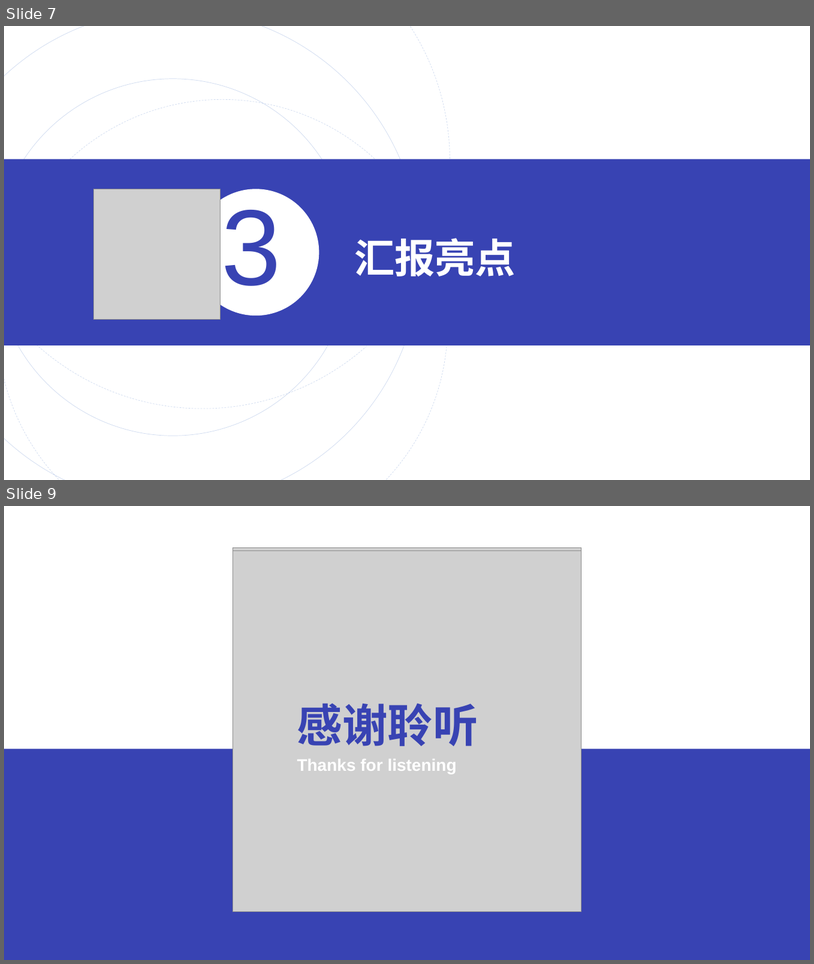
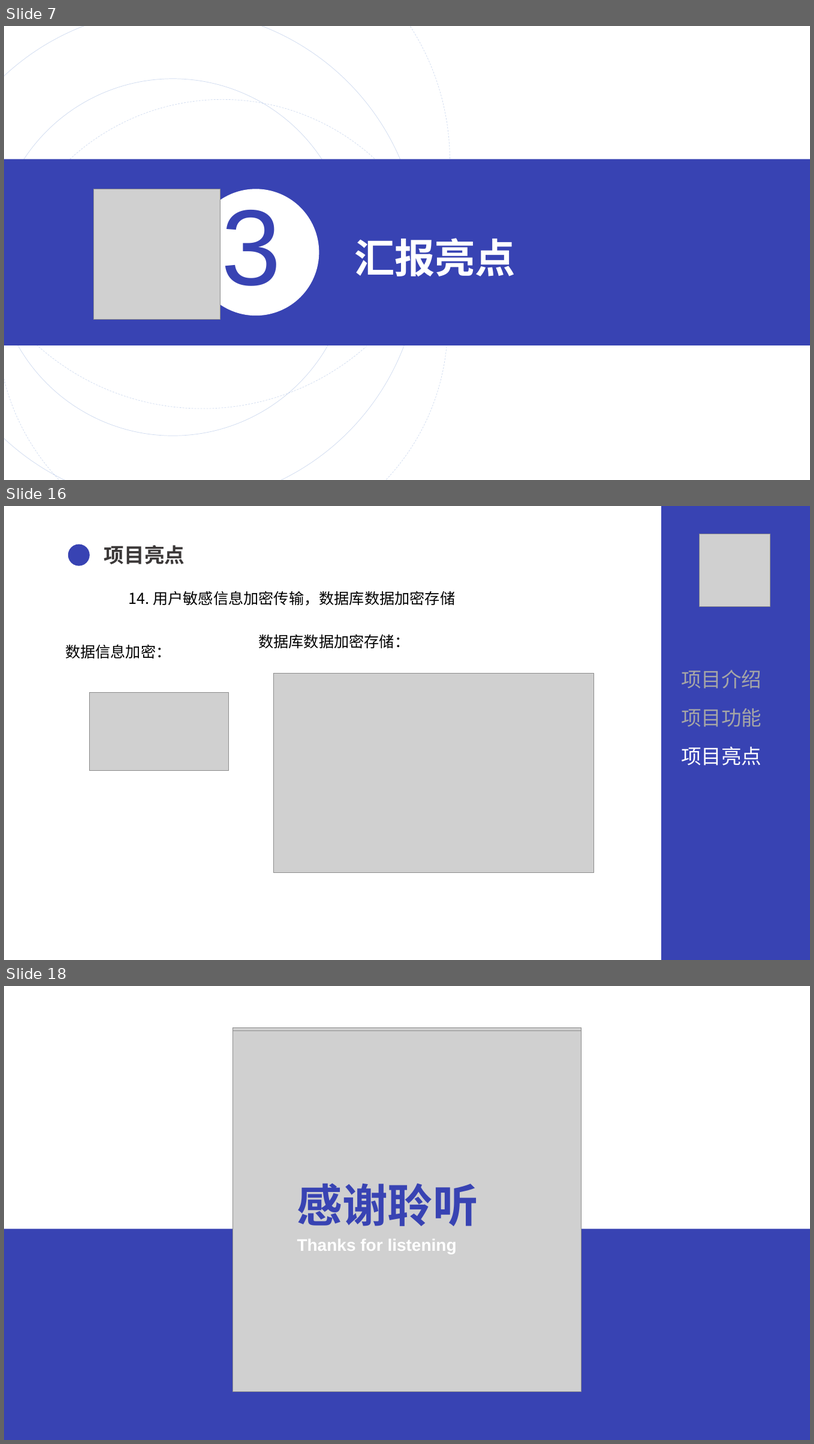
Before and after one commit to lldw05/QGAssessment2023Spring, a slide deck: Final/答辩PPT.pptx. Shown one above the other, each under a label of ours: slides 7 and 9 before the commit, slides 7, 16 and 18 after it; the slides between them are not shown. The pictures are 814x964 and 814x1444 pixels, drawn with LibreOffice and Linux fonts; fonts in the diff are those of the drawing; grey boxes stand for pictures. Boxes give left, top, right and bottom in pixels: in the first picture for what was removed or moved away, otherwise in the second. Text is boxed around its words. In the diff, an @@ line names an element or a change of style, - is before the commit and + after.

Commit message:
PPT+项目文档

```diff
--- a/Final/答辩PPT.pptx
+++ b/Final/答辩PPT.pptx
@@ slide 16 added at [4,506,810,960], background #FFFFFF @@
@@ rectangle added at [662,506,810,960], fill #3843B3 @@
@@ picture added at [699,534,770,607] @@
@@ ellipse added at [68,544,90,566], fill #3843B3 @@
@@ text added at [104,545,185,564], 24 pt, text #3B3838, bold @@
+项目亮点
@@ text added at [129,591,455,606], 18 pt, text #000000 @@
+14. 用户敏感信息加密传输，数据库数据加密存储
@@ text added at [65,644,171,658], 18 pt, text #000000 @@
+数据信息加密：
@@ text added at [258,634,410,648], 18 pt, text #000000 @@
+数据库数据加密存储：
@@ picture added at [274,673,594,872] @@
@@ text added at [681,670,762,688], 24 pt, text #A6A6A6 @@
+项目介绍
@@ picture added at [90,693,229,770] @@
@@ text added at [681,708,762,727], 24 pt, text #A6A6A6 @@
+项目功能
@@ text added at [681,746,762,765], 24 pt, text #FFFFFF @@
+项目亮点
@@ what was slide 9 is now slide 18 @@
```
Also in this commit, not shown: 3 slides changed, 8 other slides added, 1 other file.
